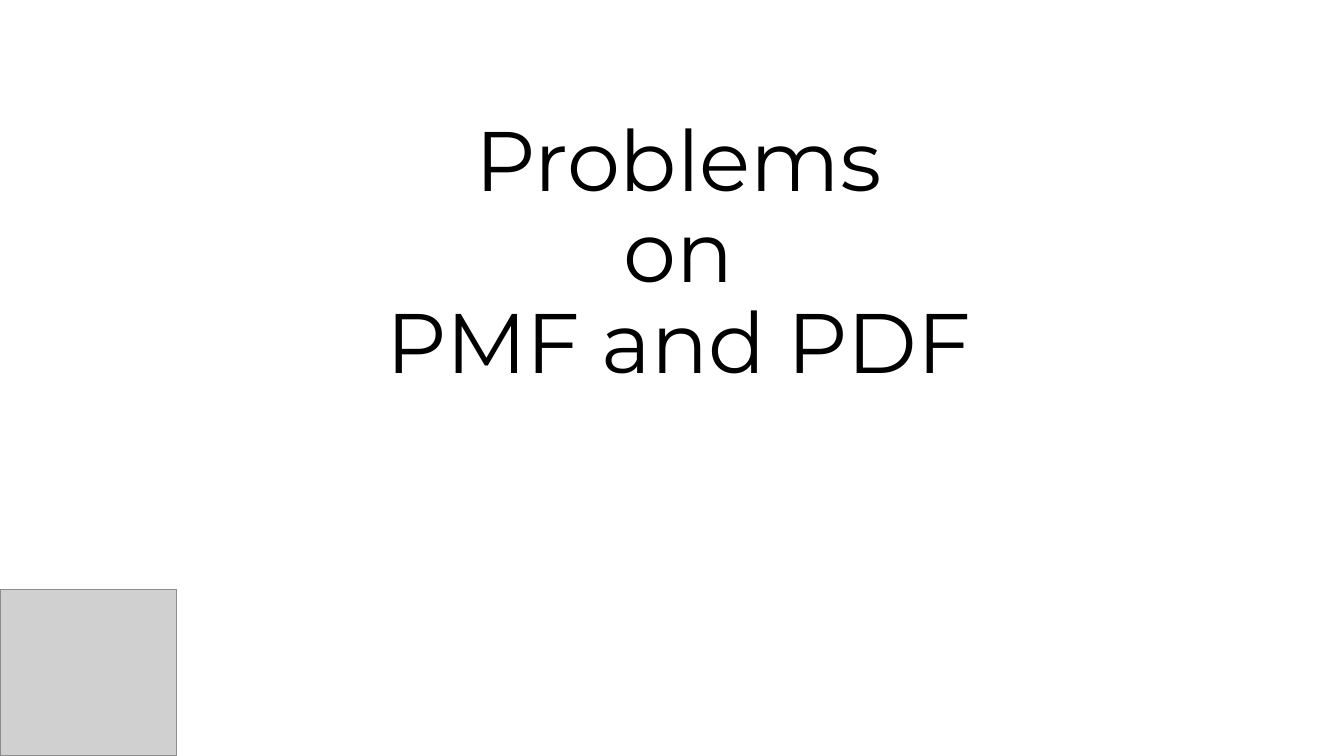
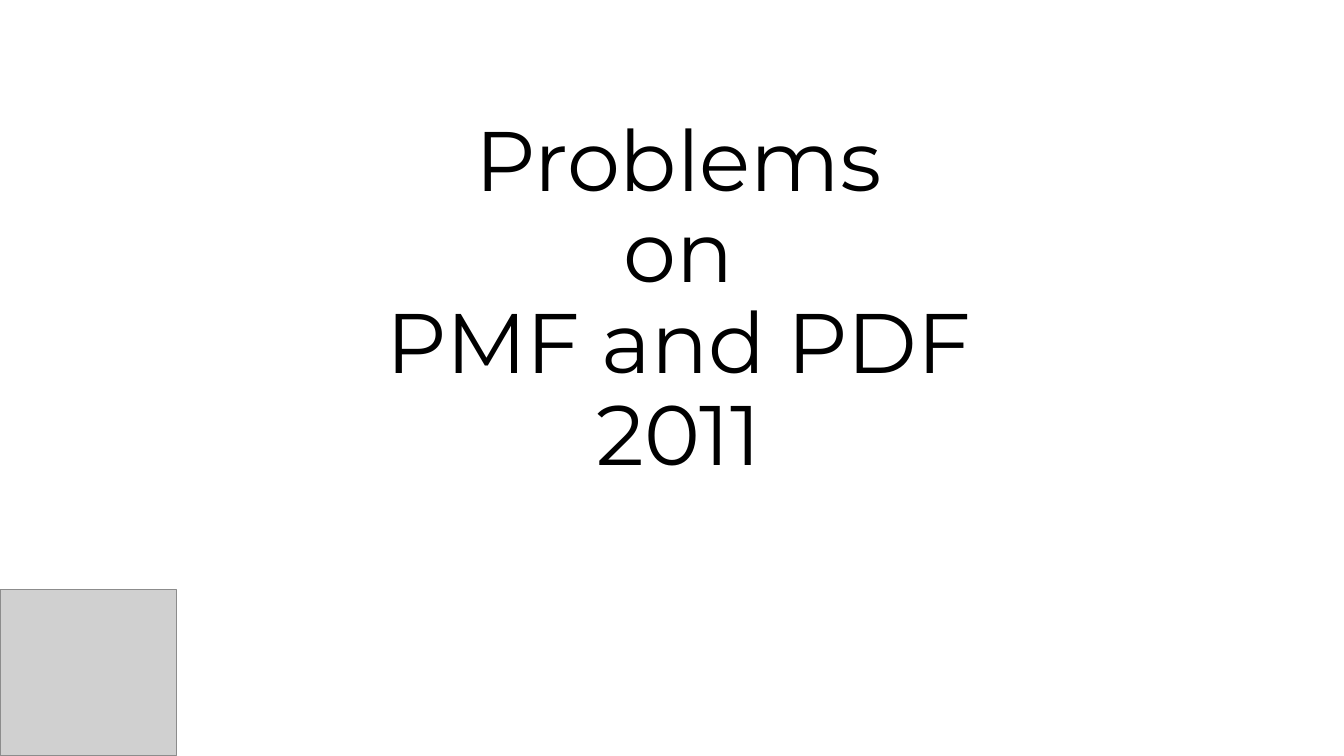
Before and after one commit to jinmang2/probability, a slide deck: slide 1 of 확률밀도:질량함수 임용고시 2011.pptx. Drawn at 1344x756 pixels with LibreOffice and Linux fonts; fonts in the diff are those of the drawing; grey boxes stand for pictures. Boxes give left, top, right and bottom in pixels: in the first picture for what was removed or moved away, otherwise in the second. Text is boxed around its words. In the diff, an @@ line names an element or a change of style, - is before the commit and + after.

```diff
--- a/확률밀도:질량함수 임용고시 2011.pptx
+++ b/확률밀도:질량함수 임용고시 2011.pptx
@@ title at (386, 128, 971, 466): text changed @@
-Problems
-on
-PMF and PDF
+Problems
+on
+PMF and PDF
+2011
```
